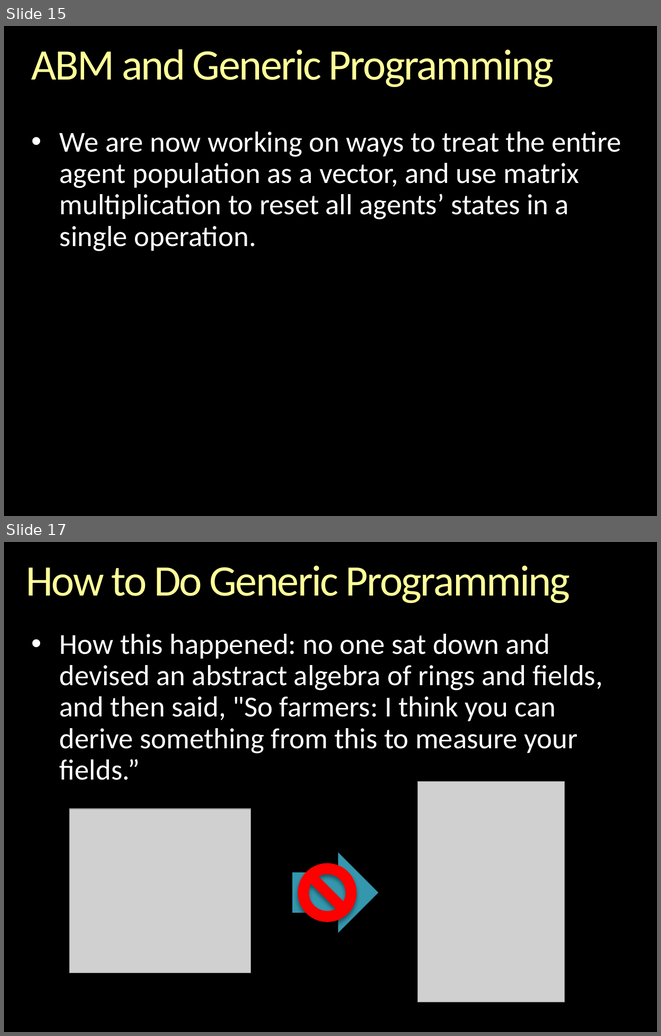
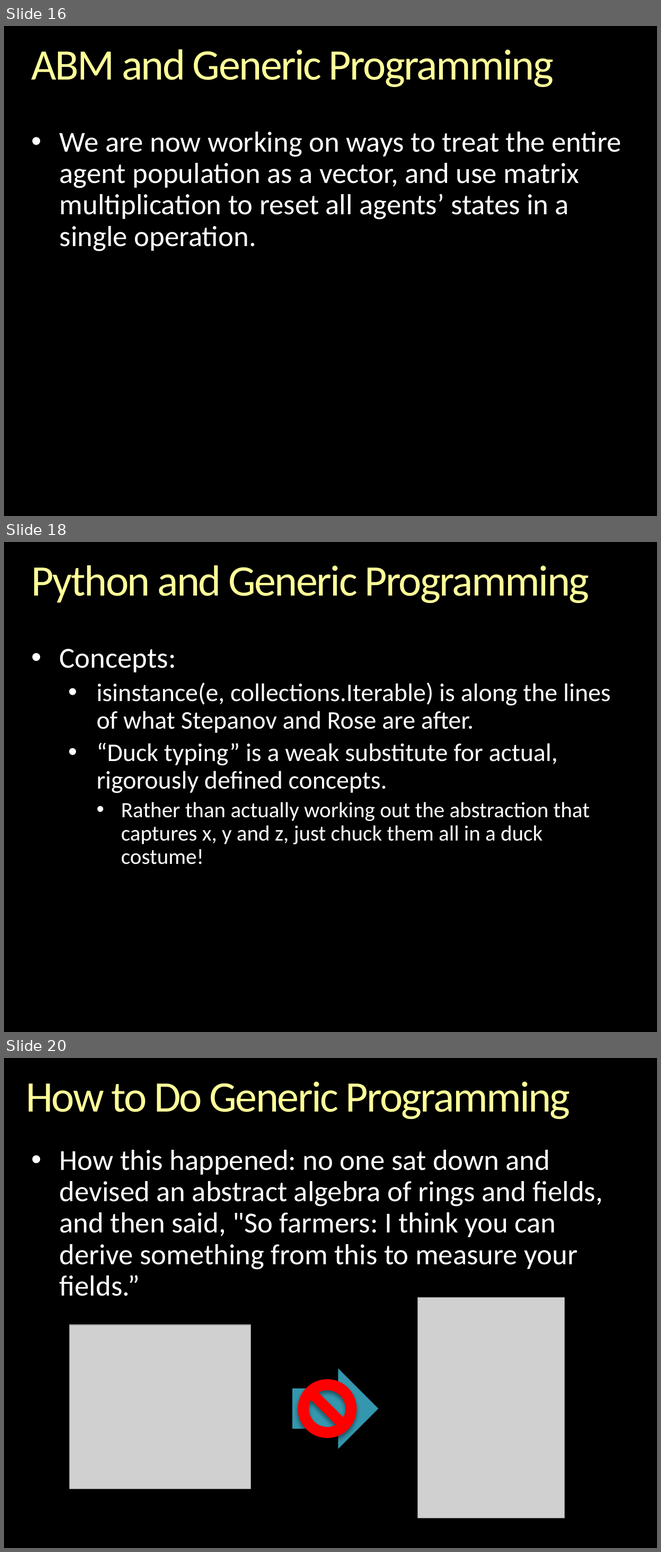
Before and after one commit to gcallah/indras_net, a slide deck: docs/GenericProgrammingAndABM.pptx. Shown one above the other, each under a label of ours: slides 15 and 17 before the commit, slides 16, 18 and 20 after it; the slides between them are not shown. The pictures are 661x1036 and 661x1552 pixels, drawn with LibreOffice and Linux fonts; fonts in the diff are those of the drawing; grey boxes stand for pictures; background and template pictures are left out. Boxes give left, top, right and bottom in pixels: in the first picture for what was removed or moved away, otherwise in the second. Text is boxed around its words. In the diff, an @@ line names an element or a change of style, - is before the commit and + after.

```diff
--- a/docs/GenericProgrammingAndABM.pptx
+++ b/docs/GenericProgrammingAndABM.pptx
@@ slide 18 added at (x1=4, y1=542, x2=657, y2=1032), background picture (left out) @@
@@ title added at (x1=31, y1=565, x2=589, y2=603), 48 pt, text gradient #FFFFB9 to #FFFF99 to #F6AE1E @@
+Python and Generic Programming
@@ text added at (x1=60, y1=649, x2=611, y2=864), 28 pt, text #FFFFFF @@
+• Concepts:
+  • isinstance(e, collections.Iterable) is along the lines of what Stepanov and Rose are after.
+  • “Duck typing” is a weak substitute for actual, rigorously defined concepts.
+    • Rather than actually working out the abstraction that captures x, y and z, just chuck them all in a duck costume!
@@ what was slide 15 is now slide 16 @@
@@ what was slide 17 is now slide 20 @@
```
Also in this commit, not shown: 6 slides changed, 3 other slides added, 3 slides removed.
